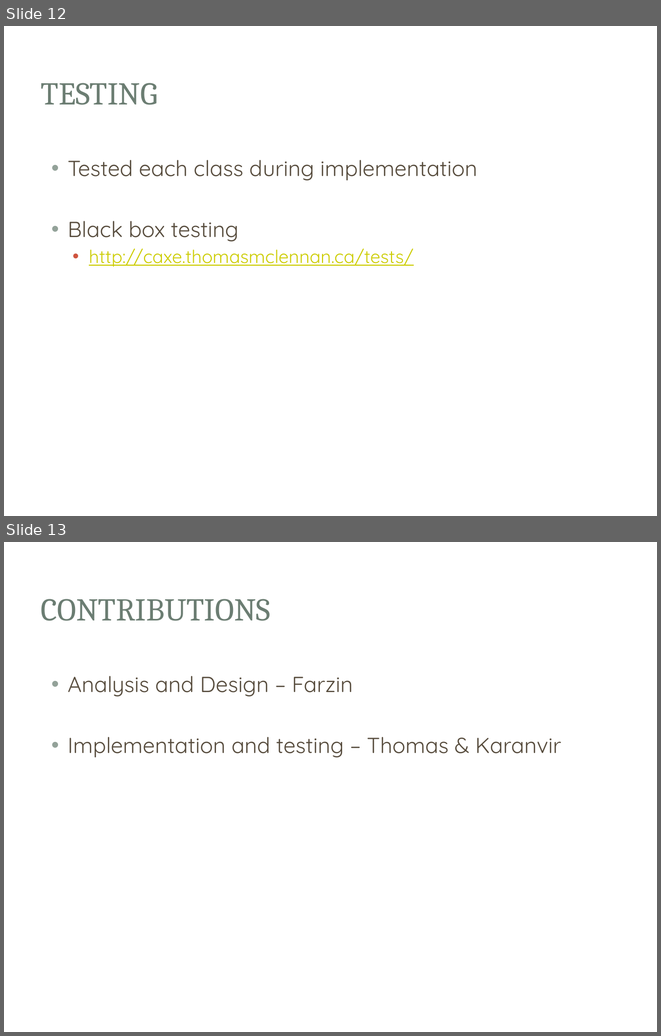
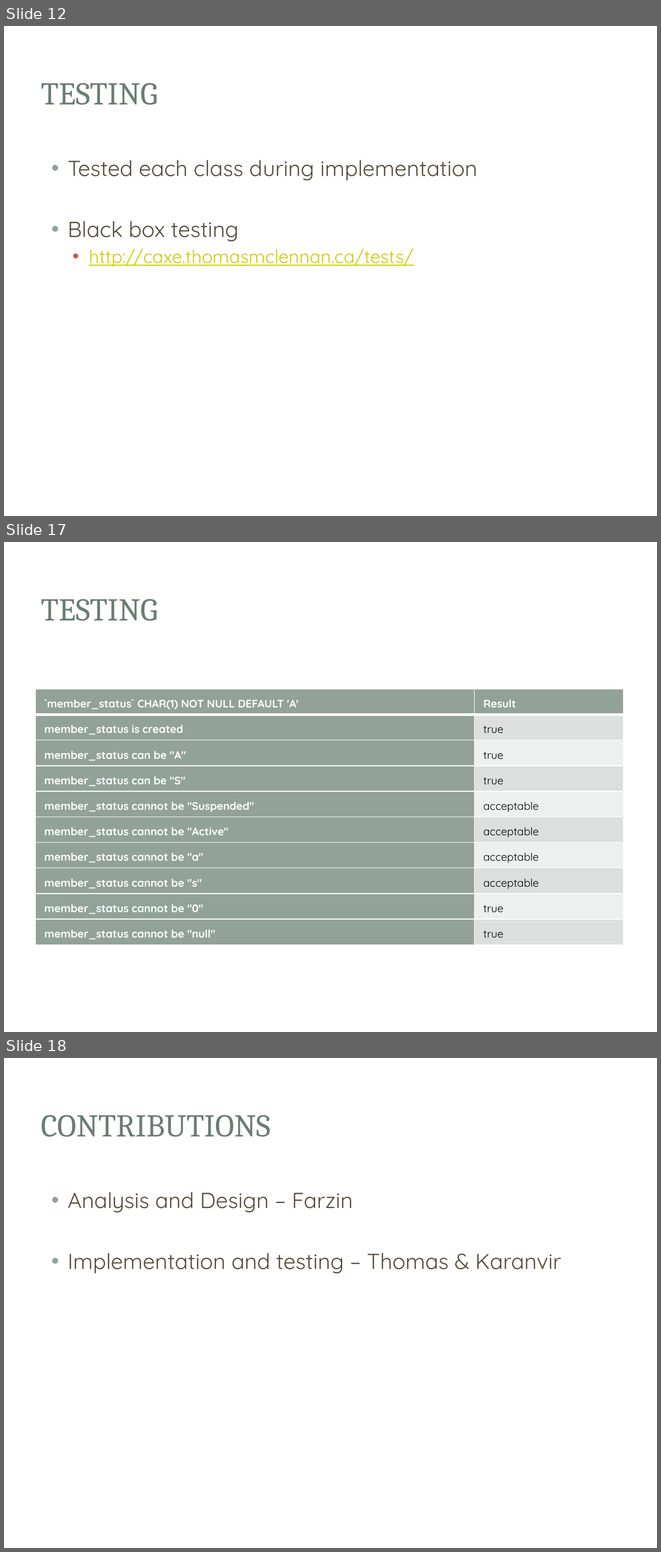
Before and after one commit to Exac/COMP370, a slide deck: presentation/COMP370_Project.pptx. Shown one above the other, each under a label of ours: slides 12 and 13 before the commit, slides 12, 17 and 18 after it; the slides between them are not shown. The pictures are 661x1036 and 661x1552 pixels, drawn with LibreOffice and Linux fonts; fonts in the diff are those of the drawing; background and template pictures are left out. Boxes give left, top, right and bottom in pixels: in the first picture for what was removed or moved away, otherwise in the second. Text is boxed around its words. In the diff, an @@ line names an element or a change of style, - is before the commit and + after.

```diff
--- a/presentation/COMP370_Project.pptx
+++ b/presentation/COMP370_Project.pptx
@@ slide 17 added at (x1=4, y1=542, x2=657, y2=1032), background picture (left out); not listed: 3 template elements that a slide beside it also shows @@
@@ title added at (x1=41, y1=599, x2=158, y2=621), 35 pt, text #6B7D72 @@
+TESTING
@@ table added at (x1=35, y1=689, x2=623, y2=941), 10 rows, 2 columns @@
+`member_status` CHAR(1) NOT NULL DEFAULT 'A' | Result
+member_status is created | true
+member_status can be "A" | true
+member_status can be "S" | true
+member_status cannot be "Suspended" | acceptable
+member_status cannot be "Active" | acceptable
+member_status cannot be "a" | acceptable
+member_status cannot be "s" | acceptable
+member_status cannot be "0" | true
+member_status cannot be "null" | true
@@ what was slide 13 is now slide 18 @@
```
Also in this commit, not shown: 4 other slides added, 1 other file.
